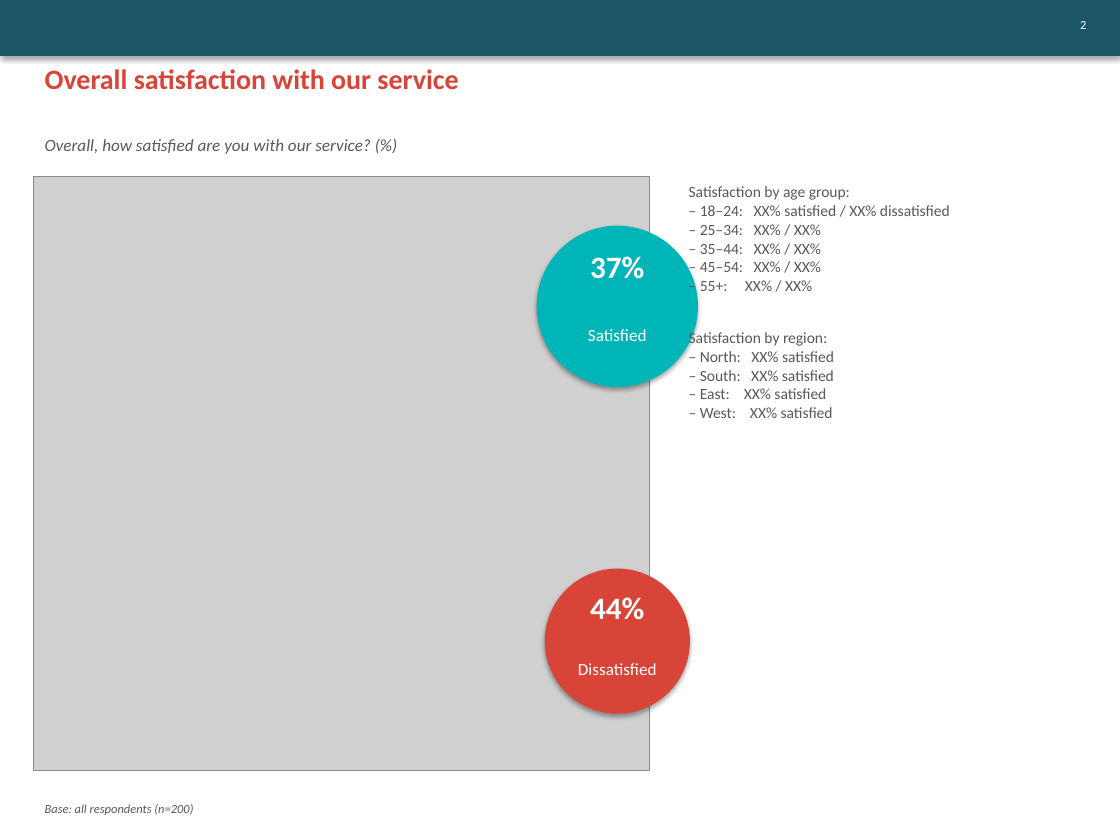
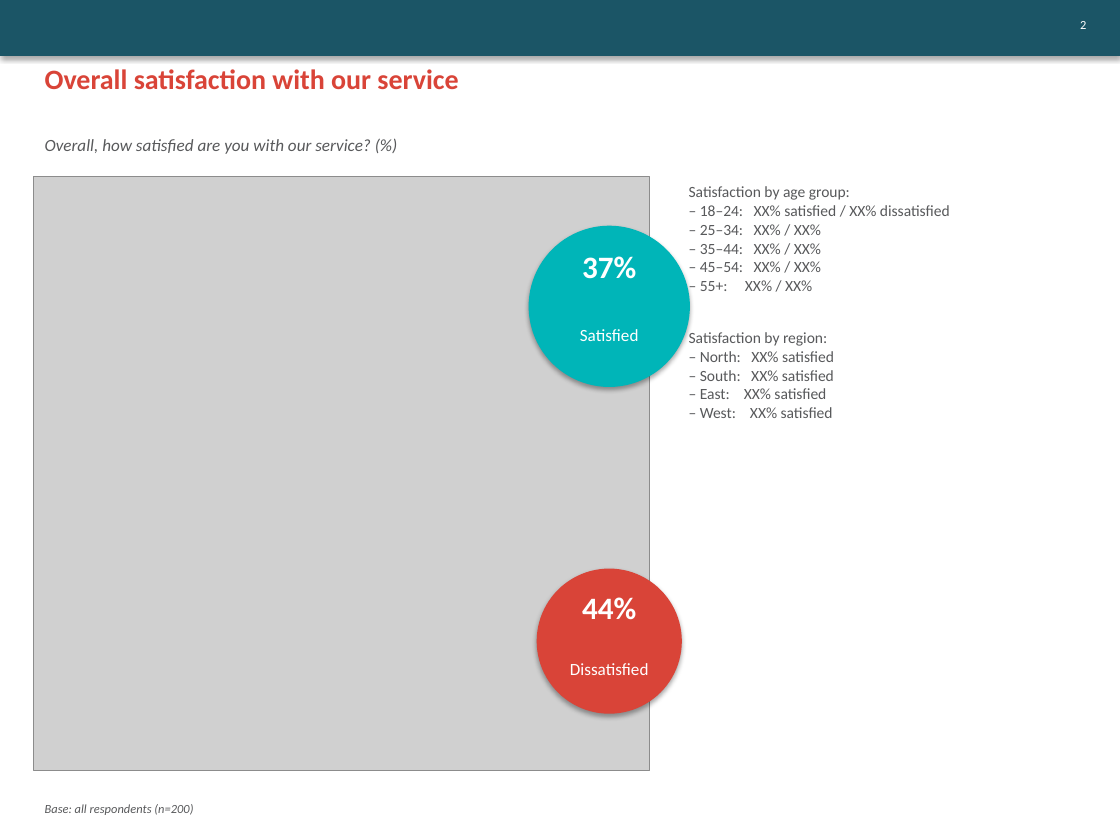
Before and after one commit to ThomasB4242/Test-1, a slide deck: slide 4 of sample_data/output.pptx. Drawn at 1120x840 pixels with LibreOffice and Linux fonts; fonts in the diff are those of the drawing; grey boxes stand for pictures. Boxes give left, top, right and bottom in pixels: in the first picture for what was removed or moved away, otherwise in the second. Text is boxed around its words. In the diff, an @@ line names an element or a change of style, - is before the commit and + after.

```diff
--- a/sample_data/output.pptx
+++ b/sample_data/output.pptx
@@ 2 texts, 1 ellipse: place and size @@
-2 texts, 1 ellipse at <box>536,226,698,388</box>
+2 texts, 1 ellipse at <box>529,226,690,388</box>
@@ 2 texts, 1 ellipse: place and size @@
-2 texts, 1 ellipse at <box>544,569,690,715</box>
+2 texts, 1 ellipse at <box>536,569,682,715</box>
```
Also in this commit, not shown: 3 other slides changed, 2 slides removed, 3 other files.
